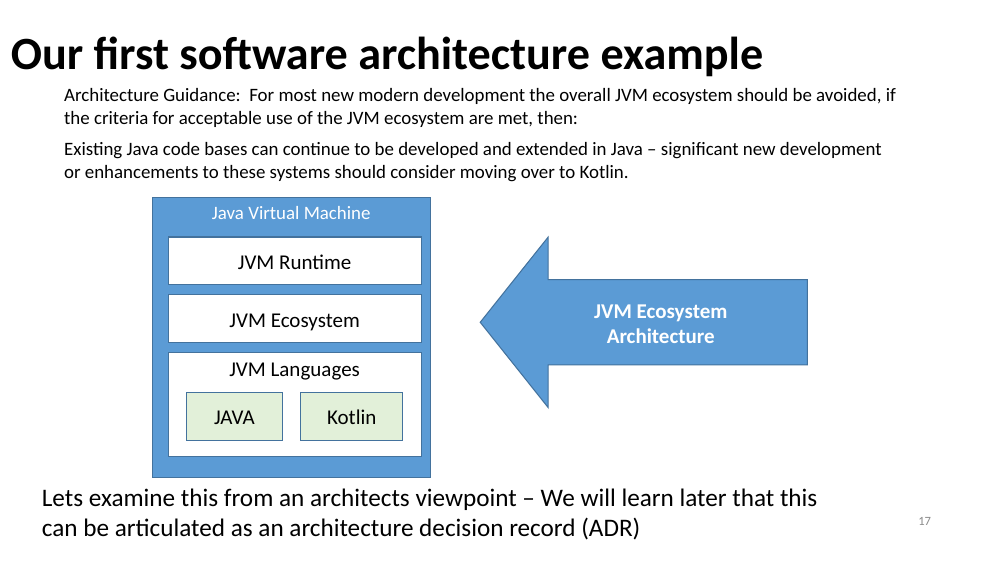
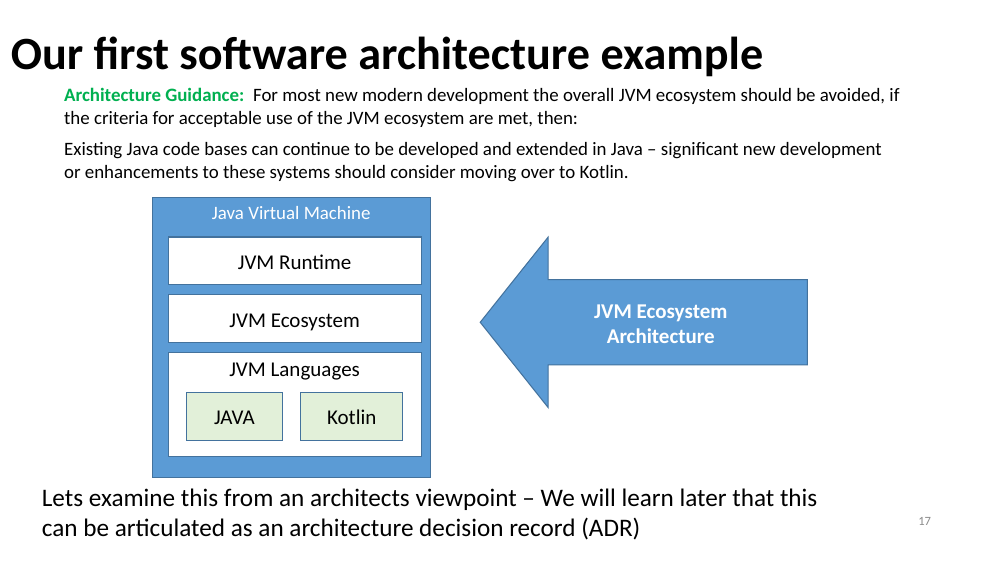
Before and after one commit to ArchitectingSoftware/SE577-SoftwareArchitecture, a slide deck: slide 17 of lectures/Week 1 - Course Overview.pptx. Drawn at 1008x567 pixels with LibreOffice and Linux fonts; fonts in the diff are those of the drawing. Boxes give left, top, right and bottom in pixels: in the first picture for what was removed or moved away, otherwise in the second. Text is boxed around its words. In the diff, an @@ line names an element or a change of style, - is before the commit and + after.

```diff
--- a/lectures/Week 1 - Course Overview.pptx
+++ b/lectures/Week 1 - Course Overview.pptx
@@ text "Architecture Guidance: For most new ..." at <box>64,87,899,127</box>: text colour #000000 to #00B050, bold on in "Architecture Guidance:" @@
```
Also in this commit, not shown: 3 other files.
